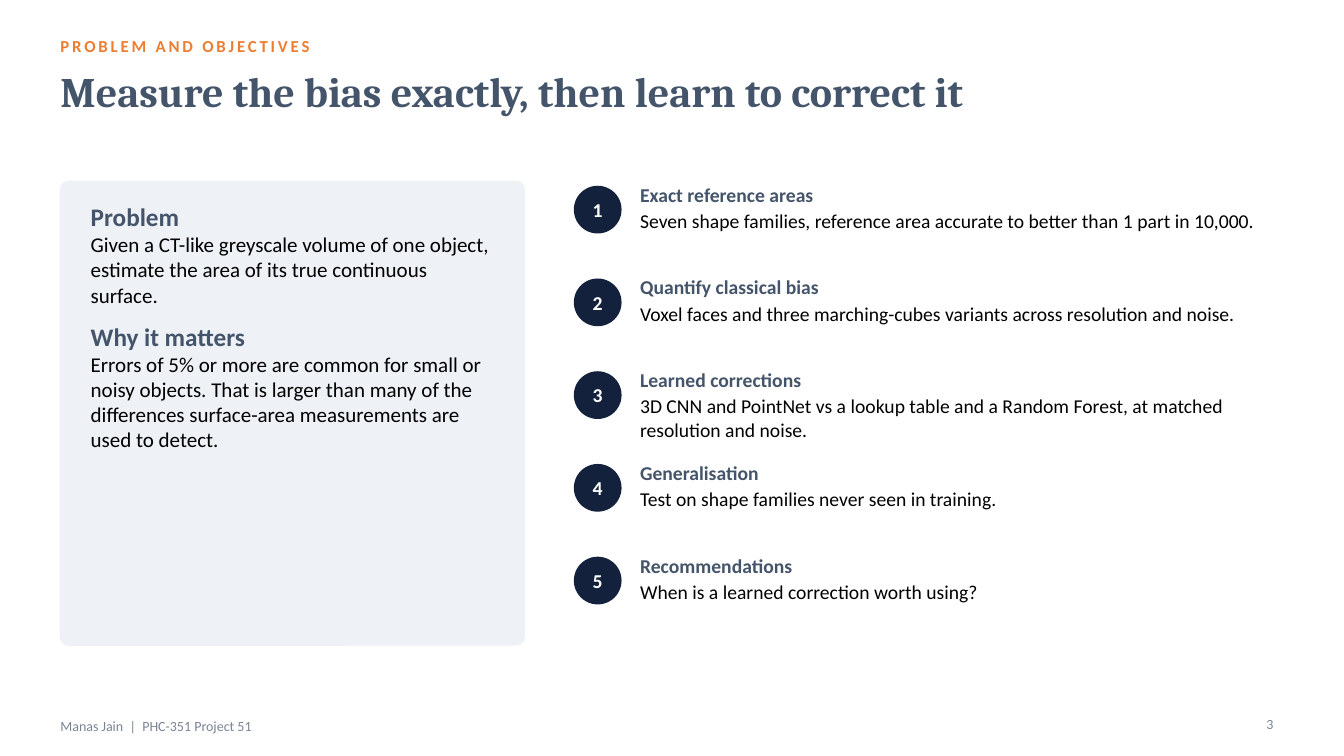
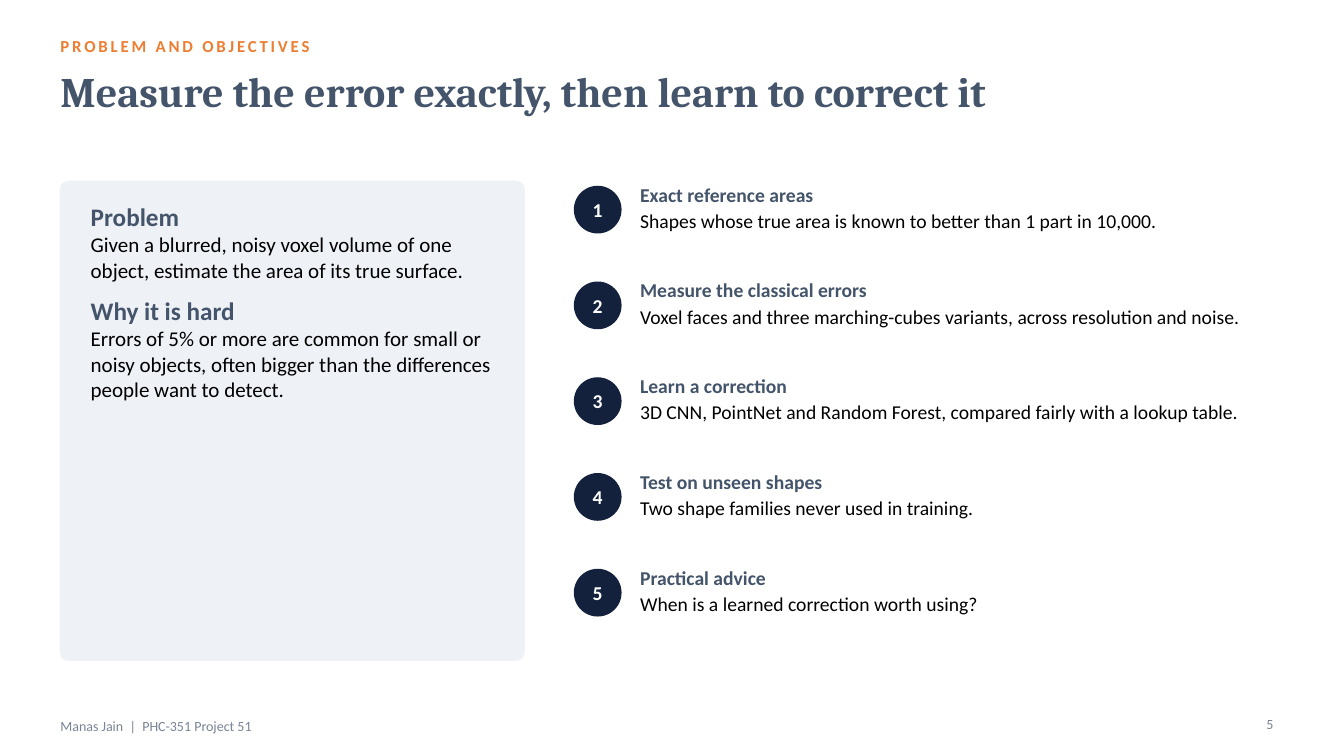
Before and after one commit to manasj756/AI-Based-3D-Surface-Area-Estimation, a slide deck: slide 5 of slides/Project51_ManasJain.pptx (slide 3 before the commit). Drawn at 1344x756 pixels with LibreOffice and Linux fonts; fonts in the diff are those of the drawing. Boxes give left, top, right and bottom in pixels: in the first picture for what was removed or moved away, otherwise in the second. Text is boxed around its words. In the diff, an @@ line names an element or a change of style, - is before the commit and + after.

```diff
--- a/slides/Project51_ManasJain.pptx
+++ b/slides/Project51_ManasJain.pptx
@@ title at (x1=60, y1=78, x2=985, y2=116): text changed @@
-Measure the bias exactly, then learn to correct it
+Measure the error exactly, then learn to correct it
@@ rounded rectangle resized from (x1=60, y1=181, x2=524, y2=645) to (x1=60, y1=181, x2=524, y2=660) @@
@@ text at (x1=91, y1=237, x2=490, y2=401): text changed @@
-Given a CT-like greyscale volume of one object, estimate the area of its true continuous surface.
-Why it matters
-Errors of 5% or more are common for small or noisy objects. That is larger than many of the differences surface-area measurements are used to detect.
+Given a blurred, noisy voxel volume of one object, estimate the area of its true surface.
+Why it is hard
+Errors of 5% or more are common for small or noisy objects, often bigger than the differences people want to detect.
@@ text at (x1=640, y1=214, x2=1156, y2=231): text changed @@
-Seven shape families, reference area accurate to better than 1 part in 10,000.
+Shapes whose true area is known to better than 1 part in 10,000.
@@ text at (x1=640, y1=283, x2=1239, y2=328): text changed @@
-Quantify classical bias
-Voxel faces and three marching-cubes variants across resolution and noise.
+Measure the classical errors
+Voxel faces and three marching-cubes variants, across resolution and noise.
@@ text "3" moved from (x1=593, y1=389, x2=603, y2=402) to (x1=593, y1=395, x2=603, y2=408) @@
@@ ellipse moved from (x1=575, y1=372, x2=621, y2=418) to (x1=575, y1=378, x2=621, y2=424) @@
@@ text at (x1=640, y1=379, x2=1237, y2=422): text changed @@
-Learned corrections
-3D CNN and PointNet vs a lookup table and a Random Forest, at matched resolution and noise.
+Learn a correction
+3D CNN, PointNet and Random Forest, compared fairly with a lookup table.
@@ text at (x1=640, y1=475, x2=973, y2=519): text changed @@
-Generalisation
-Test on shape families never seen in training.
+Test on unseen shapes
+Two shape families never used in training.
@@ 3 texts, 2 ellipses moved together from (x1=575, y1=465, x2=977, y2=604) to (x1=575, y1=474, x2=977, y2=616) @@
@@ text at (x1=640, y1=571, x2=765, y2=585): text changed @@
-Recommendations
+Practical advice
@@ page number at (x1=1266, y1=720, x2=1273, y2=729): text changed @@
-3
+5
```
Also in this commit, not shown: 12 other slides changed, 7 slides added, 3 slides removed, 14 other files.
